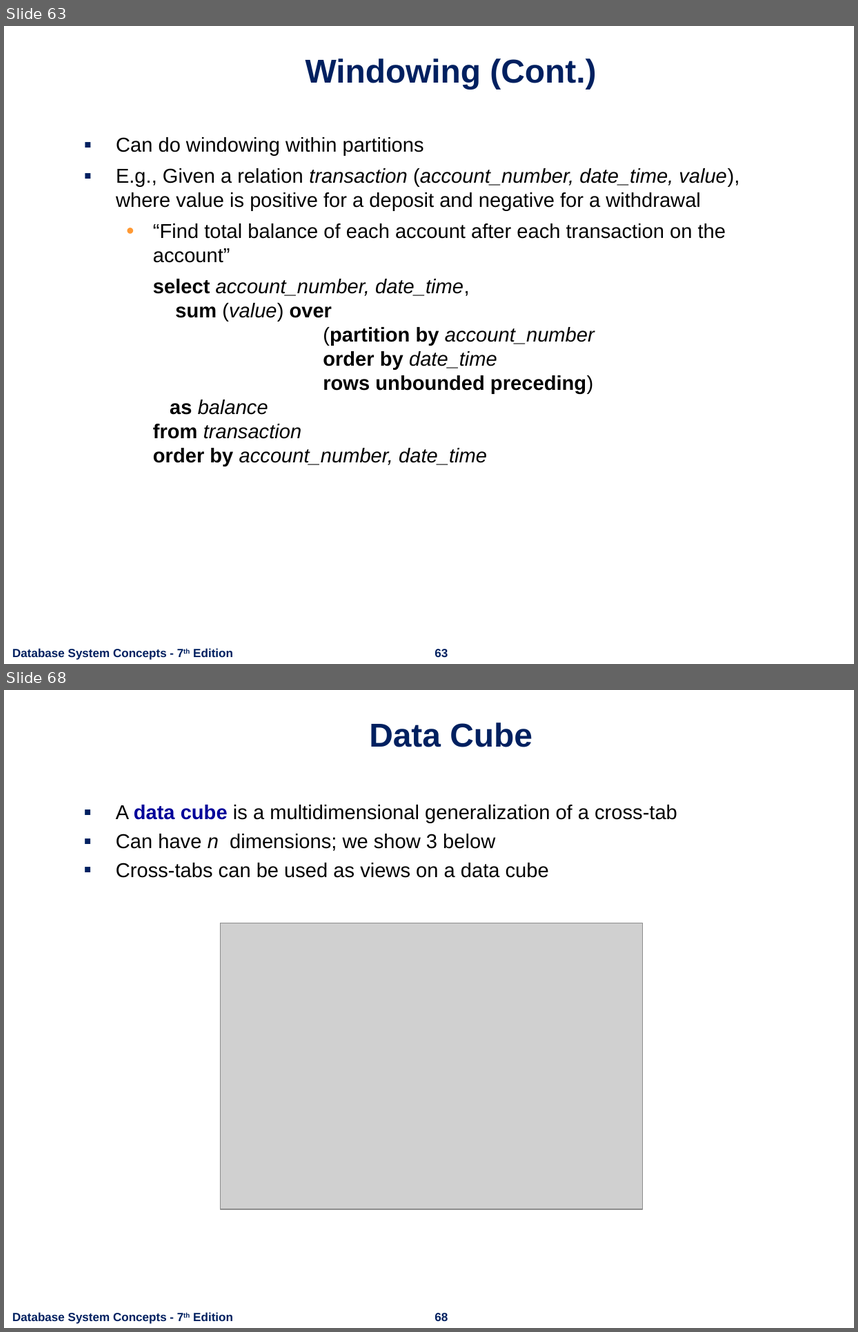
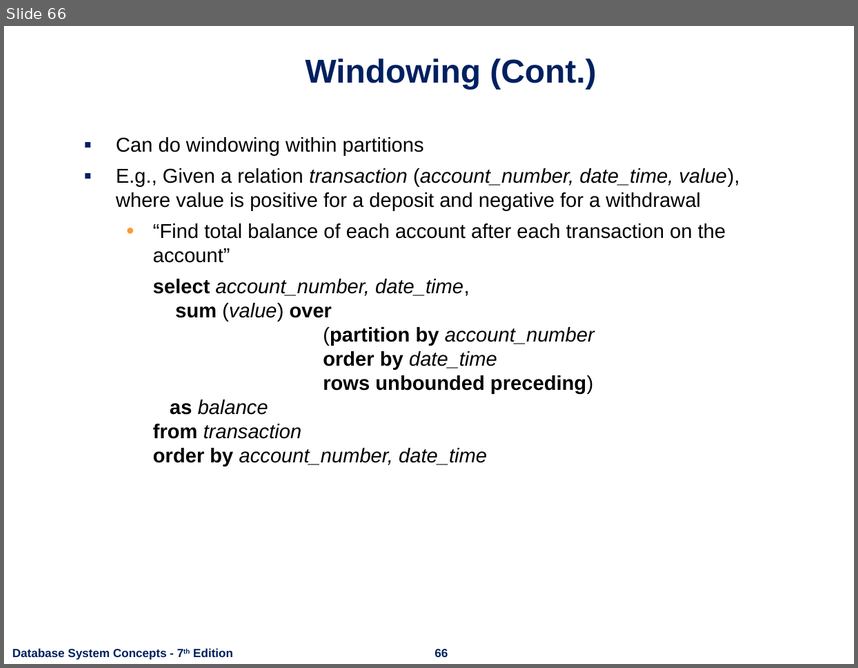
Before and after one commit to nashurgessa/DB-practices, a slide deck: Slides/L18-24 Advanced SQL.pptx. Shown one above the other, each under a label of ours: slides 63 and 68 before the commit, slide 66 after it; the slides between them are not shown. The pictures are 858x1332 and 858x668 pixels, drawn with LibreOffice and Linux fonts; fonts in the diff are those of the drawing; grey boxes stand for pictures; background and template pictures are left out. Boxes give left, top, right and bottom in pixels: in the first picture for what was removed or moved away, otherwise in the second. Text is boxed around its words. In the diff, an @@ line names an element or a change of style, - is before the commit and + after.

```diff
--- a/Slides/L18-24 Advanced SQL.pptx
+++ b/Slides/L18-24 Advanced SQL.pptx
@@ slide 68 removed at <box>4,690,854,1328</box>, background #FFFFFF; not listed: 2 template elements that a slide beside it also shows @@
@@ title removed at <box>369,722,533,747</box> @@
-Data Cube
@@ text removed at <box>116,805,677,878</box> @@
-▪ A data cube is a multidimensional generalization of a cross-tab
-▪ Can have n dimensions; we show 3 below
-▪ Cross-tabs can be used as views on a data cube
@@ picture removed at <box>221,923,642,1210</box> @@
@@ what was slide 63 is now slide 66 @@
@@ page number at <box>435,648,448,657</box>: text changed @@
-63
+66
```
Also in this commit, not shown: 3 slides changed, 3 slides added, 16 other slides removed, 7 other files.
